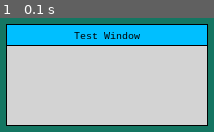
Above: before the commit, frame 1.
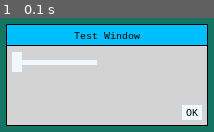
Above: after the commit, the same moment.

Repository: alexetsnyder/OuroborosPython
Game: pygame game, started from Pygame/Maps/IslandMaps/window.py
Two runs of this game, one before a commit and one after it. Both use one fixed random seed, a clock stepped at 60 frames per second and the inputs below.
Inputs:
- Up to frame 1 (0.1 s): no input

The runs differ from the first frame. In frame 1, 3.5% of the frame differs, in the area x 5-95%, y 29-90%.

Commit message:
Window with Controls
Controls can be added to the window, and they are drawn relative to the window.

Diff:
--- a/Pygame/Maps/IslandMaps/window.py
+++ b/Pygame/Maps/IslandMaps/window.py
@@ -4,12 +4,13 @@
 from structs import *
 
 class Window (controls.Control):
-	def __init__(self, title, left_top, size, controls=[], color=Color.LIGHT_GREY, header_color=Color.DEEP_SKY_BLUE):
+	def __init__(self, title, left_top, size, color=Color.LIGHT_GREY, header_color=Color.DEEP_SKY_BLUE):
 		self.prv_pos = (0, 0)
 		self.dragging = False
 		self.title = title
+		self.fixed_positions = []
+		self.controls = []
 		self.title_height = 20
-		self.controls = controls
 		self.header_color = header_color
 		self.window_border = go.Rect(left_top, tuple(x + 2 for x in size), width=1)
 		self.window = go.Rect(left_top, size)
@@ -52,6 +53,20 @@
 		self.header.set_position(self.left_top)
 		self.line.set_position(self.header.left_bottom)
 		self.lbl_text.center_on(self.header.center)
+		self.position_controls()
+
+	def set_controls(self, controls):
+		self.fixed_positions.clear()
+		self.controls = controls
+		for control in self.controls:
+			self.fixed_positions.append(control.left_top)
+		self.position_controls()
+
+	def position_controls(self):
+		start_top = self.top + self.title_height
+		for i, control in enumerate(self.controls):
+			left, top = self.fixed_positions[i]
+			control.set_position((self.left + left, start_top + top))
 
 	def update(self):
 		for control in self.controls:
@@ -70,6 +85,11 @@
 	import unit_test
 	test = unit_test.UnitTest()
 	width, height = unit_test.WINDOW_SIZE
+	slider = controls.Slider()
+	btn_ok = controls.Button('OK', on_click=lambda event: print('Pressed Ok.'))
 	window = Window('Test Window', (width // 2 - 100, height // 2 - 100), (200, 100))
+	slider.set_position((10, 15))
+	btn_ok.set_position((200 - btn_ok.w - 5, 80 - btn_ok.h - 5))
+	window.set_controls([slider, btn_ok])
 	test.register([window])
 	test.run()
